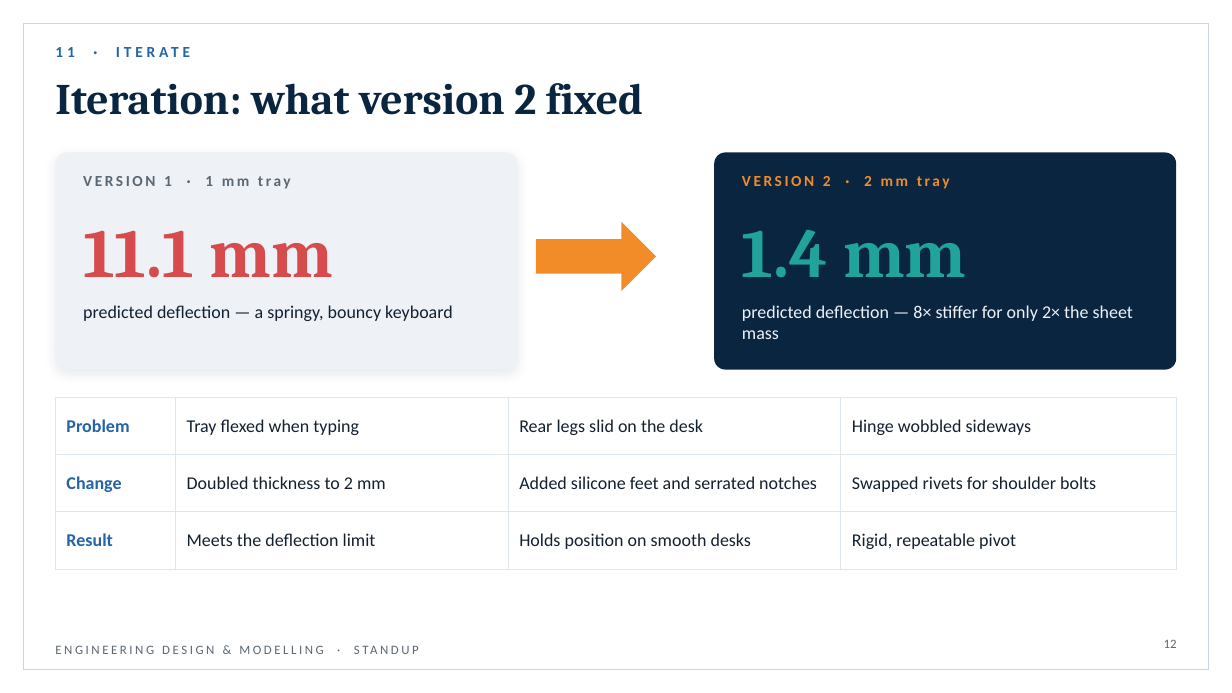
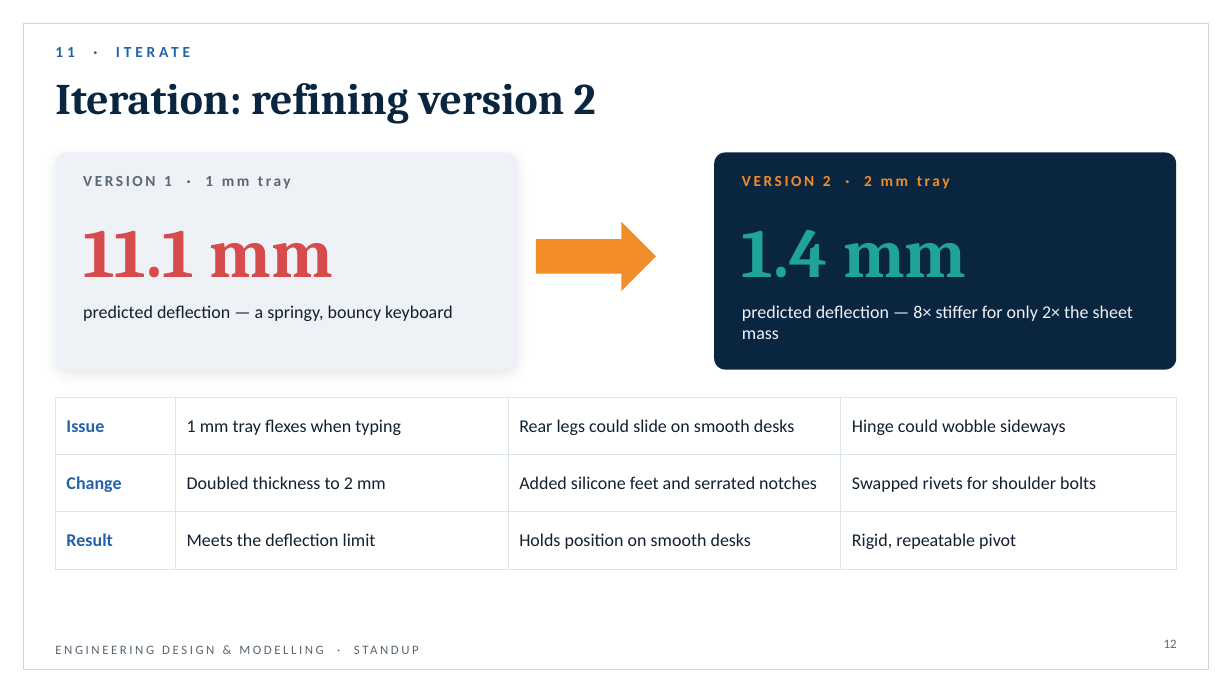
Before and after one commit to shrestha-droid/borepro, a slide deck: slide 12 of EngDesign_Prototype_Showcase.pptx. Drawn at 1232x693 pixels with LibreOffice and Linux fonts; fonts in the diff are those of the drawing. Boxes give left, top, right and bottom in pixels: in the first picture for what was removed or moved away, otherwise in the second. Text is boxed around its words. In the diff, an @@ line names an element or a change of style, - is before the commit and + after.

```diff
--- a/EngDesign_Prototype_Showcase.pptx
+++ b/EngDesign_Prototype_Showcase.pptx
@@ title at bbox=[55, 83, 596, 124]: text changed @@
-Iteration: what version 2 fixed
+Iteration: refining version 2
@@ table at bbox=[55, 397, 1177, 553] @@
-row 1: Problem | Tray flexed when typing | Rear legs slid on the desk | Hinge wobbled sideways
+row 1: Issue | 1 mm tray flexes when typing | Rear legs could slide on smooth desks | Hinge could wobble sideways
```
Also in this commit, not shown: 5 other slides changed.
